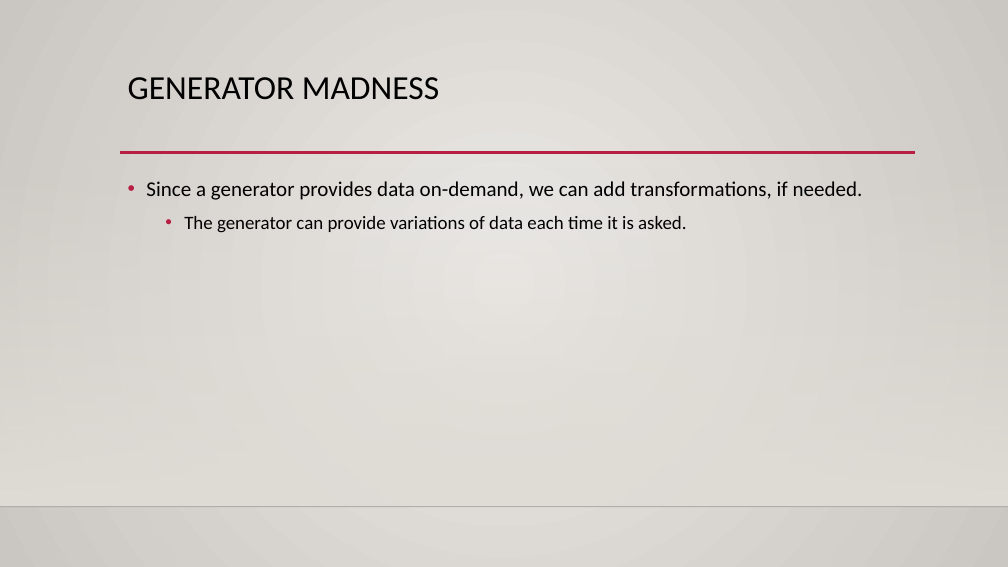
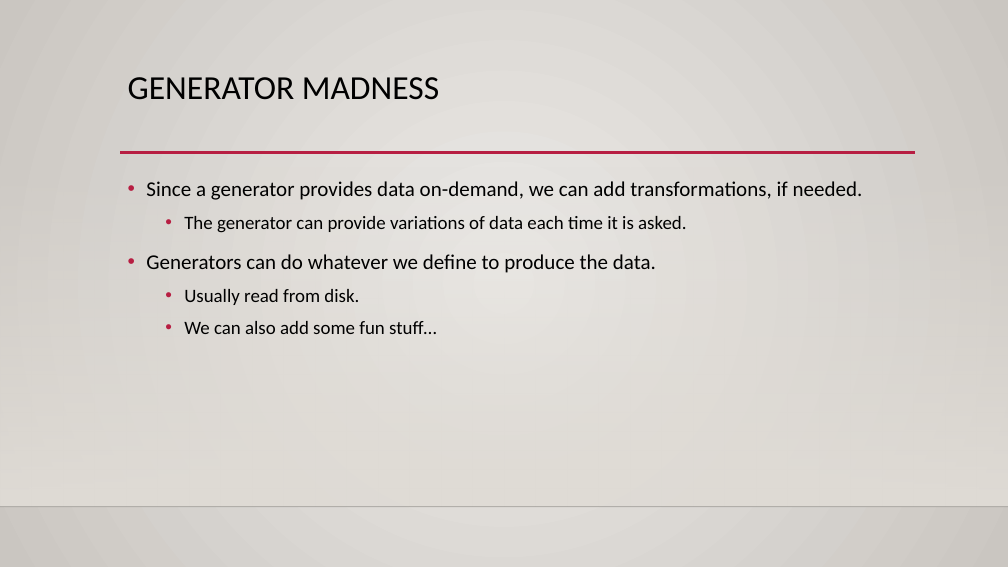
Before and after one commit to calvint13/Intro_to_Machine_Learning_Student_Workbooks, a slide deck: slide 4 of reference_content/Slides/tensorboard_cnn_2.pptx. Drawn at 1008x567 pixels with LibreOffice and Linux fonts; fonts in the diff are those of the drawing; background and template pictures are left out. Boxes give left, top, right and bottom in pixels: in the first picture for what was removed or moved away, otherwise in the second. Text is boxed around its words. In the diff, an @@ line names an element or a change of style, - is before the commit and + after.

```diff
--- a/reference_content/Slides/tensorboard_cnn_2.pptx
+++ b/reference_content/Slides/tensorboard_cnn_2.pptx
@@ text at box(146, 254, 656, 334): paragraphs added @@
+• Generators can do whatever we define to produce the data.
+  • Usually read from disk.
+  • We can also add some fun stuff…
```
Also in this commit, not shown: 2 other slides changed, 9 slides added, 5 slides removed, 1 other file.
